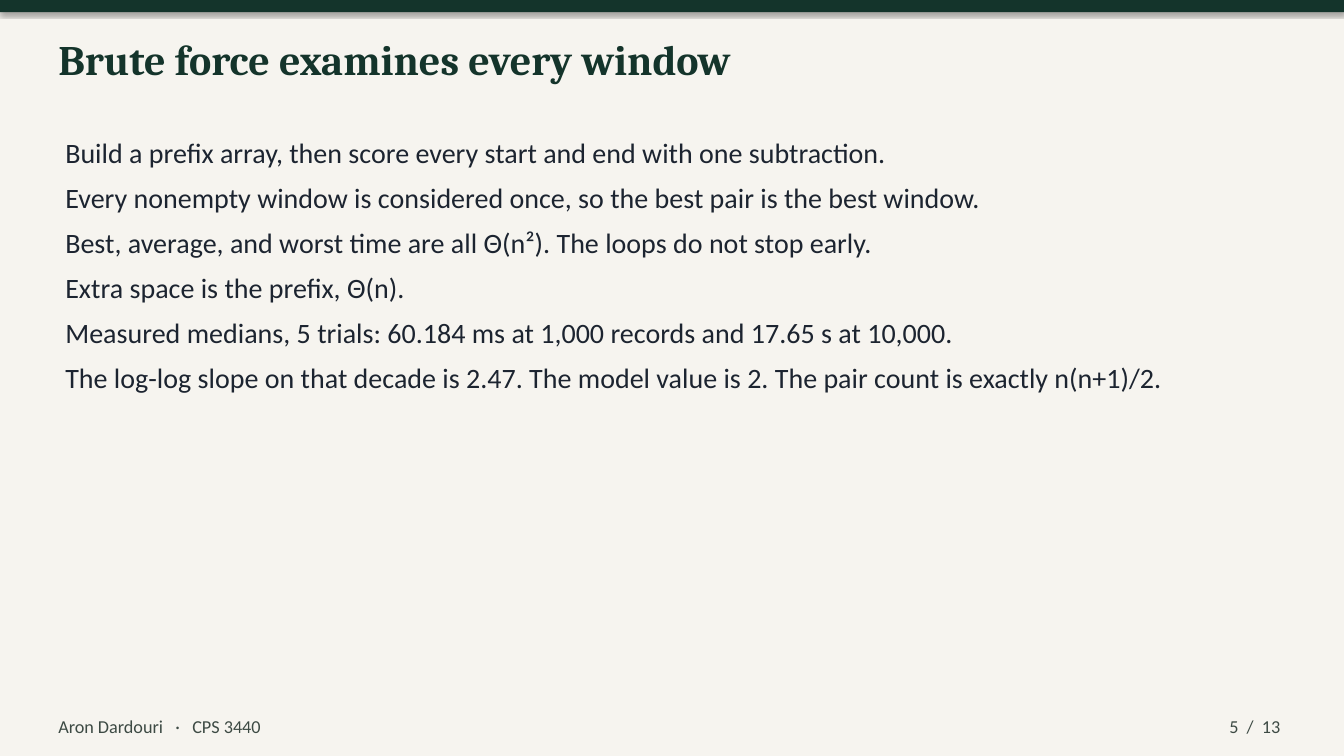
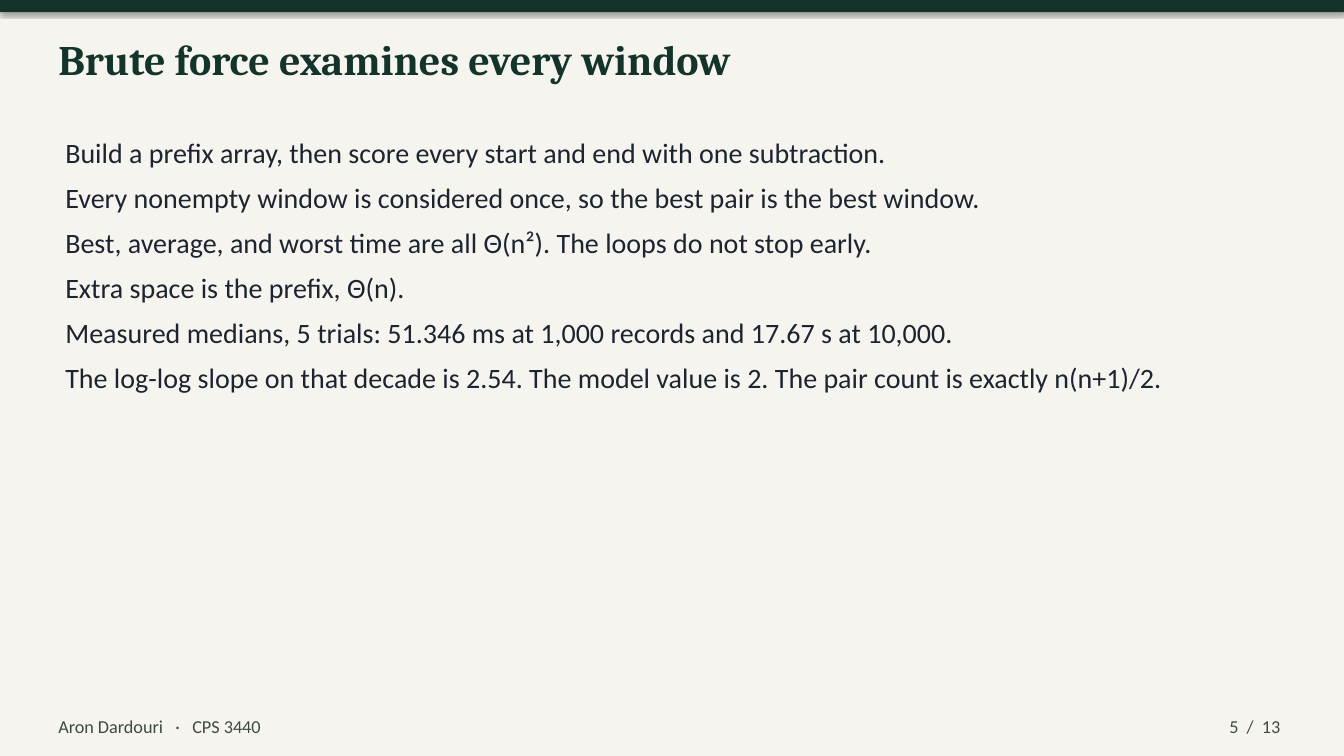
Before and after one commit to aashish000000/CPS3440-Stock-Algorithm-Analyzer, a slide deck: slide 5 of presentation/CPS3440-Stock-Algorithm-Analyzer.pptx. Drawn at 1344x756 pixels with LibreOffice and Linux fonts; fonts in the diff are those of the drawing. Boxes give left, top, right and bottom in pixels: in the first picture for what was removed or moved away, otherwise in the second. Text is boxed around its words. In the diff, an @@ line names an element or a change of style, - is before the commit and + after.

```diff
--- a/presentation/CPS3440-Stock-Algorithm-Analyzer.pptx
+++ b/presentation/CPS3440-Stock-Algorithm-Analyzer.pptx
@@ text at box(65, 323, 1161, 393): text changed @@
-Measured medians, 5 trials: 60.184 ms at 1,000 records and 17.65 s at 10,000.
-The log-log slope on that decade is 2.47. The model value is 2. The pair count is exactly n(n+1)/2.
+Measured medians, 5 trials: 51.346 ms at 1,000 records and 17.67 s at 10,000.
+The log-log slope on that decade is 2.54. The model value is 2. The pair count is exactly n(n+1)/2.
```
Also in this commit, not shown: 9 other slides changed, 31 other files.
